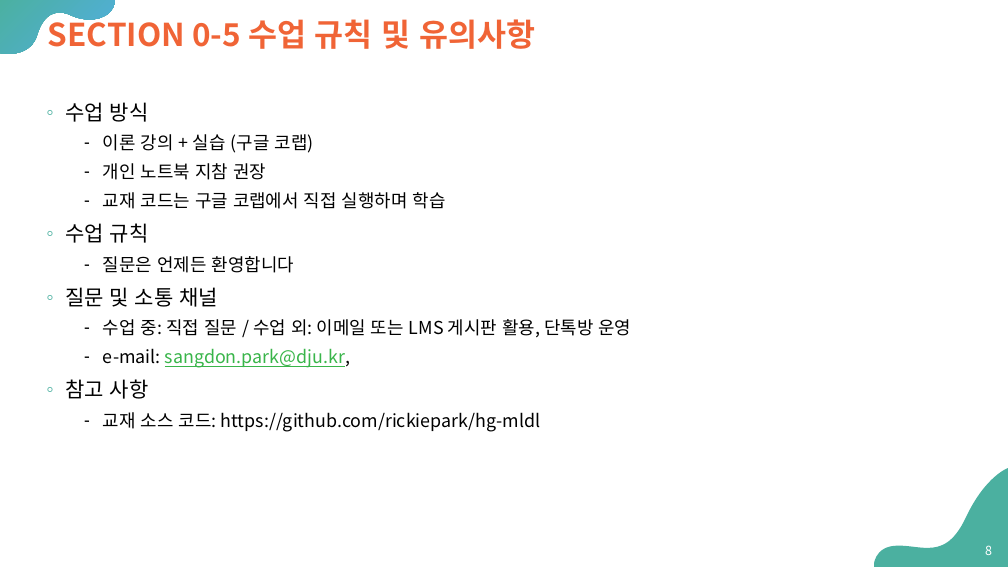
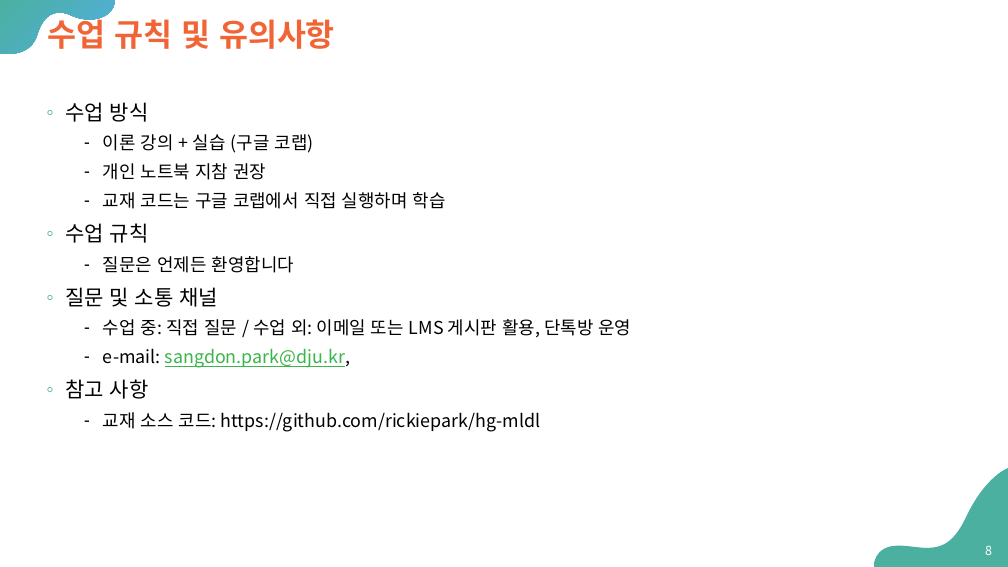
Before and after one commit to Sangdon-Park/Sangdon-Park.github.io, a slide deck: slide 8 of data/인공지능/00 - preview.pptx. Drawn at 1008x567 pixels with LibreOffice and Linux fonts; fonts in the diff are those of the drawing. Boxes give left, top, right and bottom in pixels: in the first picture for what was removed or moved away, otherwise in the second. Text is boxed around its words. In the diff, an @@ line names an element or a change of style, - is before the commit and + after.

```diff
--- a/data/인공지능/00 - preview.pptx
+++ b/data/인공지능/00 - preview.pptx
@@ title at (48, 14, 335, 49): text changed @@
-SECTION 0-5 수업 규칙 및 유의사항
+수업 규칙 및 유의사항
```
Also in this commit, not shown: 5 other slides changed, 2 other files.
